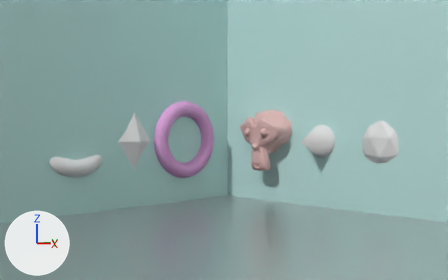
The Blender file proj/room.blend, before and after one commit.
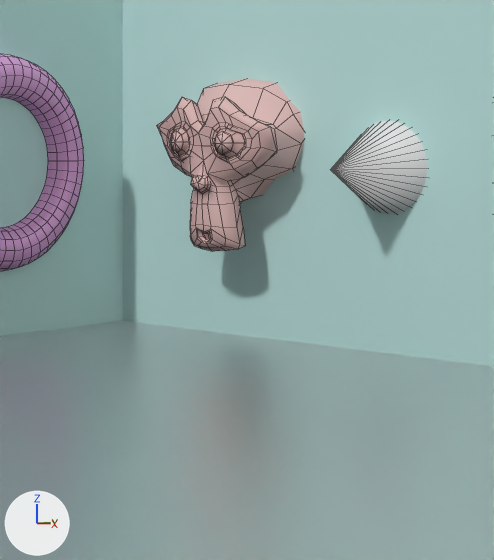
There are two pictures of each version: one from a camera (50 mm lens) standing at (6.61, -6.7, 1.35) and looking at (0.95, -1.04, 1.07), one close up on the part from 41% to 80% of the width and 29% to 100% of the height. Lighting does not change. The marker at lower left points along +X, +Y and +Z. The close-ups show mesh edges as thin lines.
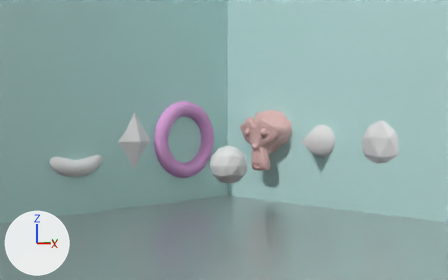
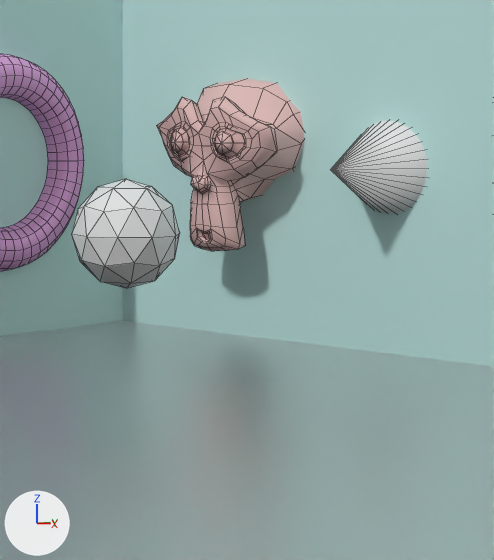
The edits, one by one:
Mesh me_icosphere is new.
It is an icosphere of 80 faces spanning x -0.95..0.95, y -1.0..1.0, z -1.0..1.0.
Object 'Rotating' (ob_rotating) is new; it shows me_icosphere.
Its location is (1.0, -1.0, 0.75).
Its scale is (0.25, 0.25, 0.25).

What differs and where, as boxes (x1, y1, x2, y2) in the close-ups (494 x 560 px):
'Rotating', added
    after: (72, 179, 180, 288)
